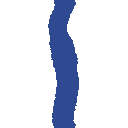
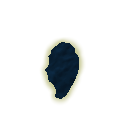
Layer changes from the first 128px x 128px image to the second:
added layer "Layer #18" above "Layer #16" over [45, 42, 79, 99]
added layer "Layer #16" above "Layer #15" over [39, 36, 86, 106]
hid "Layer #1" over [48, 0, 79, 128]
